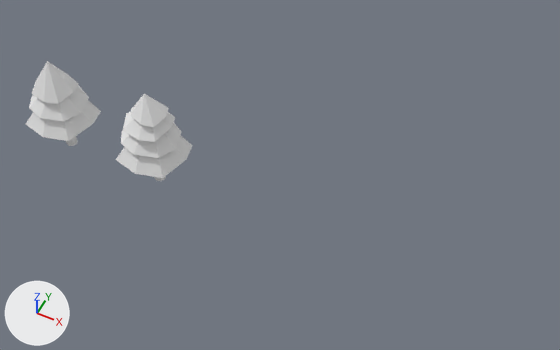
Two versions of the Blender file data/plant_models/road_construction_site/spatial_elements/meshes/import/EnviromentModels.blend, one commit apart.
Camera for both pictures: a camera (50 mm lens) standing at (20.6, -18.9, 26.9) and looking at (10.3, 1.8, 1.0). The axes (+X, +Y, +Z) are drawn at lower left. The lights are the same throughout.

In view in the first picture: 'Tree_001', 'Tree_002'.
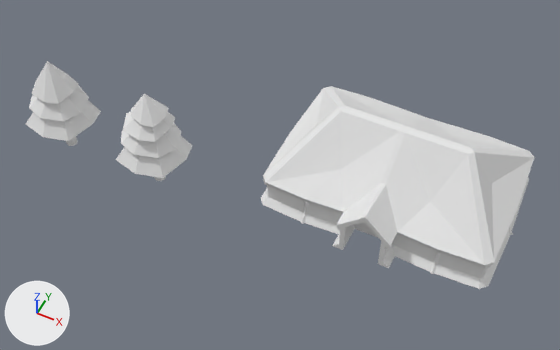
What differs and where, as boxes [x1, y1, x2, y2] in the pictures (560 x 350 px):
'TentBig_001', added: after [261, 86, 534, 289]

The edits, one by one:
Mesh me_tentbig_001 is new.
It has 93 vertices, 92 faces and spans x -5.5..0.0, y 0.0..8.1, z -0.1..4.0.
It uses material mat_lookup_material (its picture is missing).
Object 'TentBig_001' (ob_tentbig_001) is new; it shows me_tentbig_001.
Its location is (15.0, 0.0, 0.0).
It gains a MIRROR modifier named 'Mirror'.
It gains a TRIANGULATE modifier named 'Triangulate'.
Modifier setting: quad_method = 'BEAUTY'.
